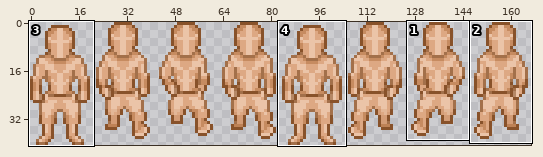
Edited in one commit: sprite sheet (assets/PlayerFront.png). The first picture is a wide view before the edit; the outline marks the close-up.
Close-up. As it was:
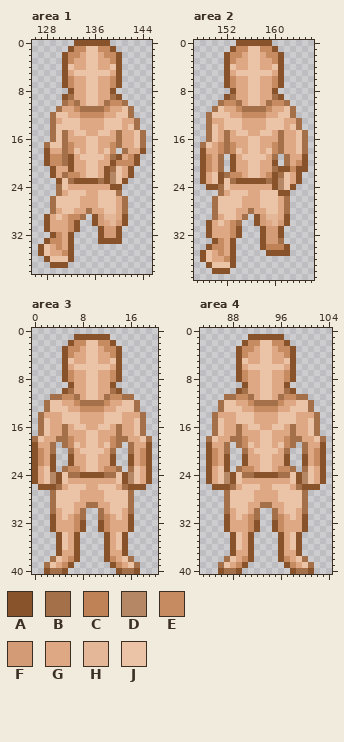
The file is 167x41 pixels. Colours within 5 levels of each other are drawn and written as one. Shown: area 1: x 126..145, y 0..38; area 2: x 147..166, y 0..39; area 3: x 0..20, y 0..40; area 4: x 83..104, y 0..40. The commit also changed other parts of the picture, which this record leaves out.
Palette (. is transparent): A #88522a  B #a3704a  C #be8256  D #b58765  E #c68b60  F #d39c76  G #dda883  H #e3b797  J #ebc4a8
Pixels before, area 1, first column x 127:
 0 ......AAAAAA......
 1 .....AEEJJEEA.....
 2 ....AEEGJJGEEA....
 3 ....AEGGJJGGEA....
 4 ....AJGGJJGGJA....
 5 ....AGJJJJJJGA....
 6 ....AEGGJJGGEA....
 7 ....AEGGJJGGEA....
 8 .....AGGJJGGA.....
 9 ....ABGGJJGGBA....
10 ....BEBGJJGBEEB...
11 ...BGGEBBBBEGGJB..
12 ..BJJGGEEEEGGJJB..
13 ..BGJJJGGGGJJJGGB.
14 ..BJJJJGGGGJJJGJB.
15 ..BJBGJJGGJJGBGGJB
16 ..BJBGGGJJGGGBGGJB
17 .BJJBEGGJJGGEBGGJB
18 .AGGBEJGJJGJE.BGGA
19 .AEEBAGJJJJGBAGEA.
20 .AEEBAGGJJGGAEEEA.
21 ..AGGAGGJJGABJGA..
22 ..AGBEEGJJGADJGA..
23 ...AJBAAAABADJA...
24 ...BJGGGGGGGAA....
25 ...BGJJJGGJJJB....
26 ..BJJJJGGGJJJGB...
27 ..BJJJJGGGJJJGB...
28 ..BGJJGGBGGJJGB...
29 .AGJGEEB.AFHHGA...
30 .AGGGEA..AFGHFA...
31 .AGGGEA...AFFA....
32 ..AEGA....AFFA....
33 .AEEGA....AAAA....
34 AJGEGA............
35 AJGGEA............
36 .AJJJA............
37 ..AAA.............
Pixels before, area 2, first column x 148:
 0 ......AAAAAA......
 1 .....AEEJJEEA.....
 2 ....AEEGJJGEEA....
 3 ....AEGGJJGGEA....
 4 ....AJGGJJGGJA....
 5 ....AGJJJJJJGA....
 6 ....AEGGJJGGEA....
 7 ....AEGGJJGGEA....
 8 .....AGGJJGGA.....
 9 ....ABGGJJGGBA....
10 ...BEEBGJJGBEEB...
11 ..BJGGEBBBBEGGJB..
12 .BJJJGGEEEEGGJJB..
13 .BGGJJJGGGGJJJGGB.
14 .BJGJJJGGGGJJJGJB.
15 .BJGBGJJGGJJGBGGJB
16 .BJGBGGGJJGGGBGGJB
17 BJGEBEGGJJGGEBGGJB
18 AGGEBEJGJJGJEBGGJB
19 AEGB.AGJJJJGB.BGGA
20 AEGB.AGGJJGGA.BGEA
21 AEGB.AGGJJGGBAAEAA
22 AGJABEEGJJGEABJGA.
23 AGJAJBAAAAABADJGA.
24 .AABJGGGGGGGADJA..
25 ...BGJJJGGJJJAA...
26 ..BJJJJGGGJJJGB...
27 ..BJJJJGGGJJJGB...
28 ..BJJJGGBGGJJGB...
29 ..BGJJGB.AFHHGA...
30 .AGJGEB..AFGHFA...
31 .AGGGEA...AFFA....
32 .AGGGEA...AFFA....
33 ..AEGA....AFFB....
34 .AEEGA....ACCCA...
35 AJGEGA.....AAAA...
36 AJGGEA............
37 .AJJJA............
38 ..AAA.............
Pixels before, area 3, first column x 0:
 1 .......AAAAAA.......
 2 ......AEEJJEEA......
 3 .....AEEGJJGEEA.....
 4 .....AEGGJJGGEA.....
 5 .....AJGGJJGGJA.....
 6 .....AGJJJJJJGA.....
 7 .....AEGGJJGGEA.....
 8 .....AEGGJJGGEA.....
 9 ......AGGJJGGA......
10 .....ABGGJJGGBA.....
11 ...BBEEBGJJGBEEBB...
12 ..BJJGGEBBBBEGGJJB..
13 ..BJJJGGEEEEGGJJJB..
14 .BGGGJJJGGGGJJJGGGB.
15 .BJGGJJJGGGGJJJGGJB.
16 .BJGGBGJJGGJJGBGGJB.
17 .BJGGBGGGJJGGGBGGJB.
18 BJGGBBEGGJJGGEBBGGJB
19 AGGB.BEJGJJGJEB.BGGA
20 AEGB..BGJJJJGB..BGEA
21 AEGA..AGGJJGGA..AGEA
22 AEGA..AGGJJGGA..AGEA
23 AGJA.BEEGJJGEEB.BJGA
24 AGJDAJBBAAAABBJADJGA
25 AGJDAJGGGGGGGGJADJGA
26 .AAABGJJJGGJJJGBAAA.
27 ...BJJJJGGGGJJJJB...
28 ...BJJJJGGGGJJJJB...
29 ...BJJJGGBBGGJJJB...
30 ...BGJJGB..BGJJGB...
31 ...AGJGEB..BEGJGA...
32 ...AGGGEA..AEGGGA...
33 ...AGGGEA..AEGGGA...
34 ....AJGA....AGJA....
35 ....AJGA....AGJA....
36 ....AJGA....AGJA....
37 ....AGGA....AGGA....
38 ...BJGEA....AEGJB...
39 ..BJGEA......AEGJB..
40 ..ABBA........ABBA..
Pixels before, area 4, first column x 84:
 1 .......AAAAAA.......
 2 ......AEEJJEEA......
 3 .....AEEGJJGEEA.....
 4 .....AEGGJJGGEA.....
 5 .....AJGGJJGGJA.....
 6 .....AGJJJJJJGA.....
 7 .....AEGGJJGGEA.....
 8 .....AEGGJJGGEA.....
 9 ......AGGJJGGA......
10 .....ABGGJJGGBA.....
11 ...BBEEBGJJGBEEBB...
12 ..BJJGGEBBBBEGGJJB..
13 ..BJJJGGEEEEGGJJJB..
14 .BGGGJJJGGGGJJJGGGB.
15 .BJGGJJJGGGGJJJGGJB.
16 .BJGGBGJJGGJJGBGGJB.
17 .BJGGBGGGJJGGGBGGJB.
18 BJGGBBEGGJJGGEBBGGJB
19 AGGB.BEJGJJGJEB.BGGA
20 AEGB..BGJJJJGB..BGEA
21 AEGA..AGGJJGGA..AGEA
22 AEGA..AGGJJGGA..AGEA
23 AGJA.BEEGJJGEEB.BJGA
24 AGJDAJBBAAAABBJADJGA
25 AGJDAJGGGGGGGGJADJGA
26 .AAABGJJJGGJJJGBAAA.
27 ...BJJJJGGGGJJJJB...
28 ...BJJJJGGGGJJJJB...
29 ...BJJJGGBBGGJJJB...
30 ...BGJJGB..BGJJGB...
31 ...AGJGEB..BEGJGA...
32 ...AGGGEA..AEGGGA...
33 ...AGGGEA..AEGGGA...
34 ....AJGA....AGJA....
35 ....AJGA....AGJA....
36 ....AJGA....AGJA....
37 ....AGGA....AGGA....
38 ...BJGEA....AEGJB...
39 ..BJGEA......AEGJB..
40 ..ABBA........ABBA..
The same view after the edit:
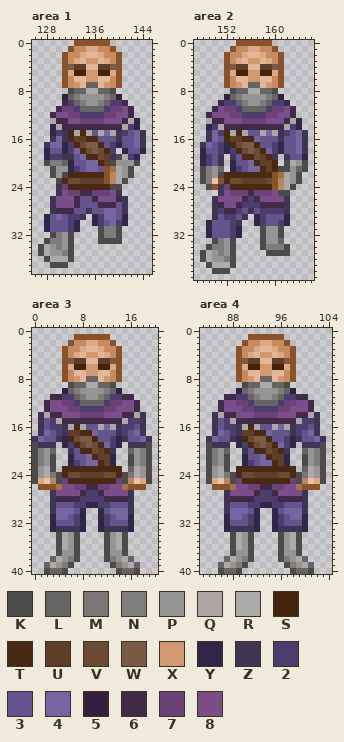
Colours new in this view: K #4d4b4a  L #666564  M #797877  N #7f7d7b  P #979594  Q #aca7a4  R #adabaa  S #44230d  T #4a2914  U #5f3e28  V #6b4a34  W #7b5b46  X #d1996f  Y #302748  Z #3e3555  2 #4b3d6e  3 #63548e  4 #7566a1  5 #361e3d  6 #412948  7 #6b4178  8 #7b4e89
Changes in this commit:
Changed rows in their new state; - is an unchanged pixel.
Area 1:
first column x 127:
 1 --------GG--------
 2 --------HH--------
 3 -------HXXH-------
 4 -----WUUHHUUW-----
 5 ------SSXXSS------
 6 ------HHXXHH------
 7 ------XHLLHX------
 8 -----KLLRRLLK-----
 9 ----5LNPPPPNL5----
10 ----62LNPPNL226---
11 ---6772LLLL27786--
12 --68877222277886--
13 --Q668877778886QY-
14 --YQ6666666666Q2Y-
15 --Y2ZTQTQ3Q4QZ234Z
16 --Z4ZTUUTT333Z334Z
17 -Z44Y2TVWWT32Y334Z
18 -Y33Y24TVWVT2-Y33Y
19 -Y22ZZ34TTVUZKR2Y-
20 -KNNLY3344TUKPPPK-
21 --KPPY23443--RPK--
22 --KPKTTTTTT--RPK--
23 ---KTVVUUUU--RK---
24 ---Z7TTTTTTTKK----
25 ---Z877667778Z----
26 --Z88863368886Z---
27 --Z88863336663Z---
28 --Z66633Z33443Z---
29 -Y34322Z-Y2443Y---
30 -Y3332Y--Y2342Y---
31 -Y3332Y---KNNK----
32 --KNPK----KNNK----
33 -KNNPK----KKKK----
34 KRPNPK------------
35 KRPPNK------------
36 -KRRRK------------
37 --KKK-------------
Area 2:
first column x 148:
 1 --------GG--------
 2 --------HH--------
 3 -------HXXH-------
 4 -----WUUHHUUW-----
 5 ------SSXXSS------
 6 ------HHXXHH------
 7 ------XHLLHX------
 8 -----KLLRRLLK-----
 9 ----5LNPPPPNL5----
10 ---622LNPPNL226---
11 --68772LLLL27786--
12 -688877222277886--
13 -Q6688877778886QY-
14 -Y2Q6666666666Q2Y-
15 -Z42TQTQ33Q4QZ234Z
16 -Z43TUUTT4333Z334Z
17 Z432YTVWWT332Y334Z
18 Y332Y2TVWVT42Y334Z
19 Y23Z-Z3TTVUTZ-Z33Y
20 Y23Z-Y334TUUT-KRPK
21 KNPL-Y2344TUTKKPLK
22 KNPKTTTTTTTT--RPK-
23 KN--TVVUUUUV--RPK-
24 -K-Z7TTTTTTT--RK--
25 ---Z877767778KK---
26 --Z88886268888Z---
27 --Z68862226666Z---
28 --Z26623Z32222Z---
29 --Z3223Z-Y2333Y---
30 -Y3332Z--Y2332Y---
31 -Y3332Y---KPPK----
32 -Y3332Y---KPPK----
33 --KNPK----KPPL----
34 -KNNPK----KNNNK---
35 KRPNPK-----KKKK---
36 KRPPNK------------
37 -KRRRK------------
38 --KKK-------------
Area 3:
first column x 0:
 2 ---------GG---------
 3 ---------HH---------
 4 --------HXXH--------
 5 ------WUUHHUUW------
 6 -------SSXXSS-------
 7 -------HHXXHH-------
 8 -------XHLLHX-------
 9 ------KLLRRLLK------
10 -----5LNPPPPNL5-----
11 ---6622LNPPNL2266---
12 --688772LLLL277886--
13 --6888772222778886--
14 -ZQ66888777788866QZ-
15 -Z32Q6666666666Q22Z-
16 -Z322ZQTQ33Q4QZ223Z-
17 -Z432ZUUTT4333Z234Z-
18 Z433ZYTVWWT332YZ334Z
19 KZZZ-Y2TVWVT42Y-ZZZK
20 KNPL--Z3TTVUTZ--LPNK
21 KNPK--Y334TUUY--KPNK
22 KNPK--Y2344TUY--KPNK
23 KPRK-TTTTTTTTTT-LRPK
24 KPRMKTVVUUUUVVTKMRPK
25 K---K7TTTTTTTT7K---K
26 -----8877667788-----
27 ---Z888862268888Z---
28 ---Z666622226666Z---
29 ---Z33322YY22333Z---
30 ---Z4443Y--Y3444Z---
31 ---Y4432Y--Y2344Y---
32 ---Y3332Y--Y2333Y---
33 ---YZZZZY--YZZZZY---
34 ----KRPK----KPRK----
35 ----KRPK----KPRK----
36 ----KRPK----KPRK----
37 ----KPPK----KPPK----
38 ---LRPNK----KNPRL---
39 --LRPNK------KNPRL--
40 --KLLK--------KLLK--
Area 4:
first column x 84:
 2 ---------GG---------
 3 ---------HH---------
 4 --------HXXH--------
 5 ------WUUHHUUW------
 6 -------SSXXSS-------
 7 -------HHXXHH-------
 8 -------XHLLHX-------
 9 ------KLLRRLLK------
10 -----5LNPPPPNL5-----
11 ---6622LNPPNL2266---
12 --688772LLLL277886--
13 --6888772222778886--
14 -ZQ66888777788866QZ-
15 -Z32Q6666666666Q22Z-
16 -Z322ZQTQ33Q4QZ223Z-
17 -Z432ZUUTT4333Z234Z-
18 Z433ZYTVWWT332YZ334Z
19 KZZZ-Y2TVWVT42Y-ZZZK
20 KNPL--Z3TTVUTZ--LPNK
21 KNPK--Y334TUUY--KPNK
22 KNPK--Y2344TUY--KPNK
23 KPRK-TTTTTTTTTT-LRPK
24 KPRMKTVVUUUUVVTKMRPK
25 K---K7TTTTTTTT7K---K
26 -----8877667788-----
27 ---Z888862268888Z---
28 ---Z666622226666Z---
29 ---Z33322YY22333Z---
30 ---Z4443Y--Y3444Z---
31 ---Y4432Y--Y2344Y---
32 ---Y3332Y--Y2333Y---
33 ---YZZZZY--YZZZZY---
34 ----KRPK----KPRK----
35 ----KRPK----KPRK----
36 ----KRPK----KPRK----
37 ----KPPK----KPPK----
38 ---LRPNK----KNPRL---
39 --LRPNK------KNPRL--
40 --KLLK--------KLLK--
Changed places in both close-ups, as pixel boxes (x1, y1, x2, y2):
changed: (38, 46, 146, 268)
changed: (200, 46, 308, 274)
changed: (32, 340, 152, 574)
changed: (206, 340, 326, 574)
